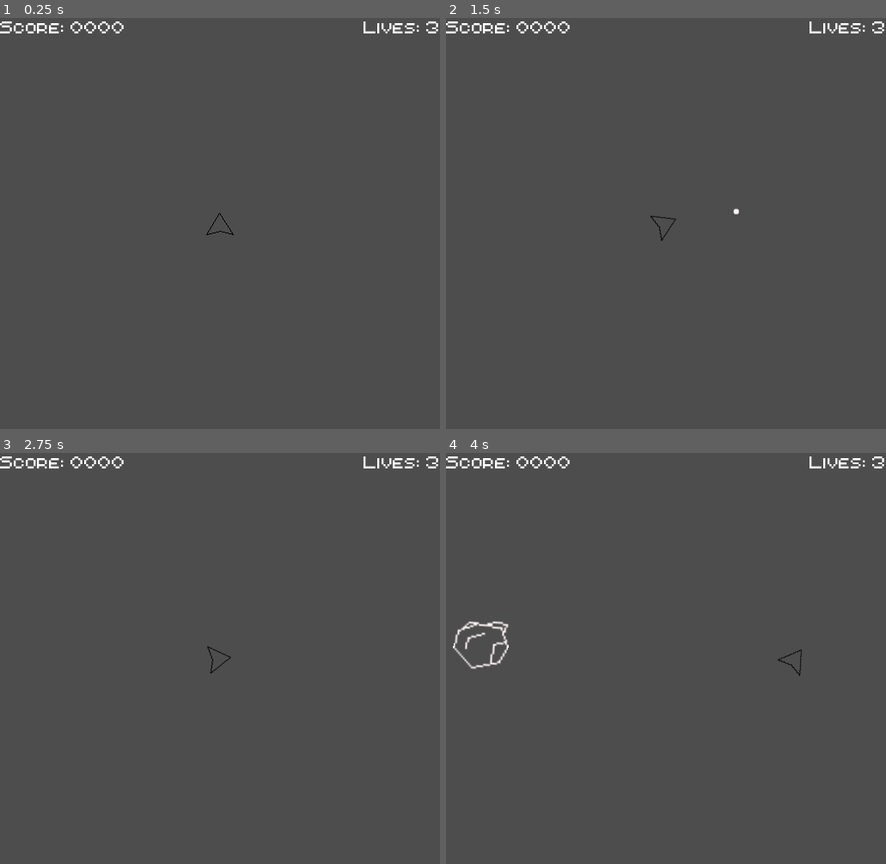
Above: before the commit, frames 1-4 (two rows, left to right).
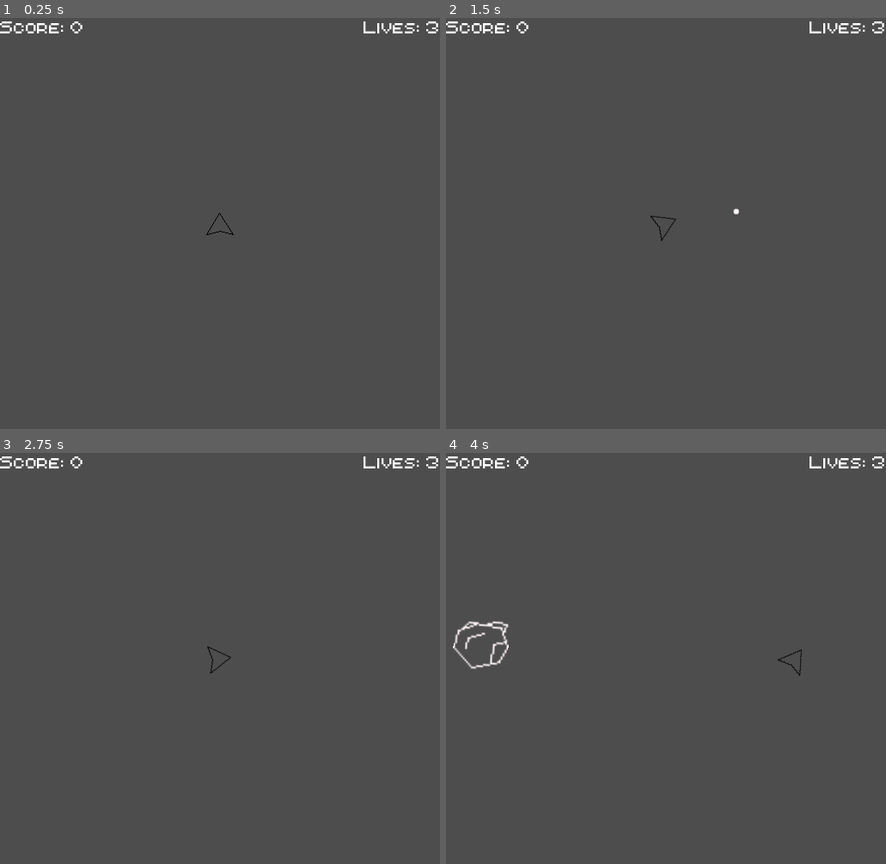
Above: after the commit, the same moments.

Repository: mgarrod193/Asteroids-Clone
Game: Godot game, scene res://Scenes/GameScene.tscn
The game is run twice, just before and just after one commit, with the same random seed, the same clock (stepped at 60 frames per second) and the same inputs.
Inputs (mouse positions are in pixels of both pictures, inside the frame that each line leads up to):
- Up to frame 1 (0.25 s): no input
- Up to frame 2 (1.5 s): tap Enter at 0.5 s; move the mouse to (762, 202) at 0.52 s; hold D (rotate_right) 0.53-1.28 s; click (762, 202) at 0.6 s; move the mouse to (578, 244) at 1.27 s; hold A (rotate_left) from 1.28 s (still down); click (578, 244) at 1.35 s
- Up to frame 3 (2.75 s): move the mouse to (264, 568) at 2.02 s; release A (rotate_left) at 2.03 s; hold D (rotate_right) from 2.03 s (still down); click (264, 568) at 2.1 s
- Up to frame 4 (4 s): move the mouse to (644, 740) at 2.77 s; release D (rotate_right) at 2.78 s; hold W (forward) 2.78-3.53 s; click (644, 740) at 2.85 s; move the mouse to (798, 720) at 3.52 s; hold A (rotate_left) from 3.53 s (still down); click (798, 720) at 3.6 s

The runs differ from the first frame. In frame 1, 0.1% of the frame differs, in the area x 19-29%, y 0-4%; in frame 2, 0.1%; in frame 3, 0.1%; in frame 4, 0.1%.

Commit message:
Hud now shows player losing life when hit

Diff:
--- a/Scenes/GameScene.tscn
+++ b/Scenes/GameScene.tscn
@@ -41,4 +41,5 @@
 grow_vertical = 2
 color = Color(0, 0, 0, 1)
 
+[connection signal="hit" from="Player" to="." method="_on_player_hit"]
 [connection signal="timeout" from="AsteroidTimer" to="." method="_on_asteroid_timer_timeout"]
--- a/Scenes/hud.tscn
+++ b/Scenes/hud.tscn
@@ -11,7 +11,7 @@
 offset_bottom = 23.0
 size_flags_horizontal = 3
 theme_override_fonts/font = ExtResource("1_e0onf")
-text = "Score: 0000"
+text = "Score: 9999"
 vertical_alignment = 2
 
 [node name="LivesText" type="Label" parent="." unique_id=1565701895]
@@ -24,6 +24,6 @@
 size_flags_horizontal = 2
 size_flags_vertical = 0
 theme_override_fonts/font = ExtResource("1_e0onf")
-text = "Lives: 3"
+text = "Lives: 0"
 horizontal_alignment = 2
 vertical_alignment = 2
--- a/Scripts/Player/player.gd
+++ b/Scripts/Player/player.gd
@@ -1,4 +1,7 @@
 extends CharacterBody2D
+
+signal hit
 
 func _on_hitbox_body_entered(body: Node2D) -> void:
 		print("hit")
+		hit.emit()
--- a/Scripts/game_scene.gd
+++ b/Scripts/game_scene.gd
@@ -1,12 +1,14 @@
 extends Node
 
 @export var asteroid_scene: PackedScene
+
+@onready var hud = $HUD
 
 # Called when the node enters the scene tree for the first time.
 func _ready() -> void:
 	$Player.position = $StartingPos.position
 
-
+#Spawns Asteroid
 func _on_asteroid_timer_timeout() -> void:
 	var asteroid = asteroid_scene.instantiate()
 	var min_asteroid_velocity := 10.0
@@ -32,3 +34,7 @@
 	asteroid.add_to_group("Asteroids")
 
 	add_child(asteroid)
+
+
+func _on_player_hit() -> void:
+	hud.Lose_Life()
--- a/Scripts/hud.gd
+++ b/Scripts/hud.gd
@@ -8,24 +8,24 @@
 
 # Called when the node enters the scene tree for the first time.
 func _ready() -> void:
-	score_text = $ScoreText.text
-	lives_text = $LivesText.text
+	score_text = $ScoreText
+	lives_text = $LivesText
 	Reset_Score_and_lives()
 
 #Increase score by set amount and updates text
 func Increase_Score(IncreaseScore: int):
 	score += IncreaseScore
-	score_text = "Score: " + str(score)
+	score_text.set_text("Score: " + str(score))
 
 #reduces players lives and updates text
 func Lose_Life():
 	lives -= 1
-	lives_text = "Lives: " + str(lives)
+	lives_text.set_text("Lives: " + str(lives))
 
 #resets score and lives values back to default
 func Reset_Score_and_lives():
 	score = 0
-	score_text = "score: " + str(score)
+	score_text.set_text("Score: " + str(score))
 
 	lives = 3
-	lives_text = "lives: " + str(lives)
+	lives_text.set_text("Lives: " + str(lives))
